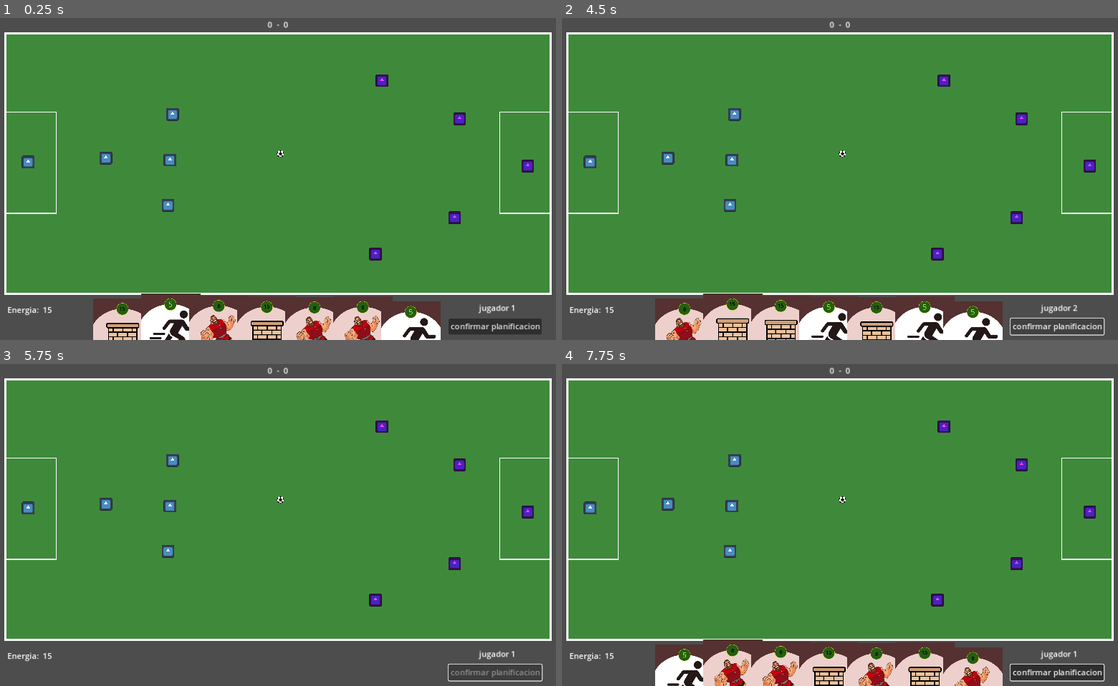
Above: before the commit, frames 1-4 (two rows, left to right).
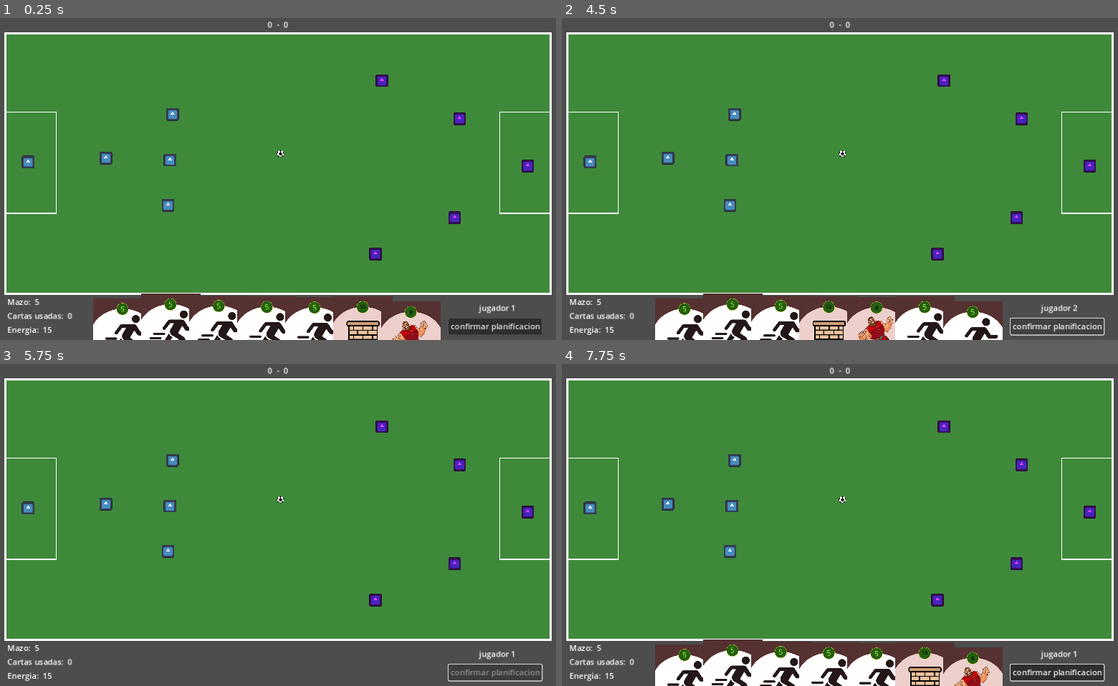
Above: after the commit, the same moments.

Repository: CardozoCasariegoLuciano/IDV_Boss_2024_S2
Game: Godot game, scene res://main/main.tscn
Two runs of this game, one before a commit and one after it. Both use one fixed random seed, a clock stepped at 60 frames per second and the inputs below. The engine's default icon, where the game draws it, is replaced by a stand-in: a white triangle on a blue panel in a dark square.
Inputs (mouse positions are in pixels of both pictures, inside the frame that each line leads up to):
- Up to frame 1 (0.25 s): no input
- Up to frame 2 (4.5 s): click "confirmar planificacion" at 0.5 s; click "confirmar planificacion" at 1.25 s; tap Enter at 2, 3.5 s; move the mouse to (967, 162) at 2.02 s; click (967, 162) at 2.17 s; tap Space at 2.75 s; drag from (723, 195) to (573, 162) at 2.77 s; move the mouse to (895, 108) at 3.52 s; click (895, 108) at 3.67 s; click "confirmar planificacion" at 4.25 s
- Up to frame 3 (5.75 s): tap Space at 5 s; drag from (250, 589) to (544, 508) at 5.02 s
- Up to frame 4 (7.75 s): tap Enter at 5.75 s; move the mouse to (1012, 573) at 5.77 s; click (1012, 573) at 5.92 s; tap Space at 6.5 s; drag from (667, 476) to (756, 444) at 6.52 s; move the mouse to (867, 525) at 7.27 s; click (867, 525) at 7.42 s

The runs differ from the first frame. In frame 1, 4.5% of the frame differs, in the area x 1-80%, y 87-100%; in frame 2, 3.8%; in frame 3, 0.3%; in frame 4, 3.5%.

Commit message:
Agregados los mazos

Diff:
--- a/entities/carts/cart_template/card_template.gd
+++ b/entities/carts/cart_template/card_template.gd
@@ -4,7 +4,9 @@
 #TODO_2 mejoras en el diseño de la carta:
 # que el nombre de la carta este mas arriba para poder verlo sin tener que hacerle hover
 
+@onready var canvas_layer: CanvasLayer = $CanvasLayer
 @onready var card_sprite: Sprite2D = $Sprite2D
+var scene_path
 
 var require_click = true
 var use_in_rival = false
@@ -22,6 +24,7 @@
 	self.click_point = point
 	after_set_data()
 
+
 func change_card_visibility(value: bool):
 	card_sprite.visible = value
 
@@ -33,3 +36,8 @@
 
 func after_set_data():
 	pass
+
+func _on_discard_card() -> void:
+	CardBank.use_and_discard_card(self)
+	change_card_visibility(false)
+	canvas_layer.visible = false
--- a/entities/carts/cart_template/card_template.tscn
+++ b/entities/carts/cart_template/card_template.tscn
@@ -23,15 +23,35 @@
 texture = ExtResource("3_rgsyl")
 
 [node name="CanvasLayer" type="CanvasLayer" parent="."]
+layer = 4
 visible = false
 
+[node name="ColorRect" type="ColorRect" parent="CanvasLayer"]
+modulate = Color(0.145098, 0.141176, 0.207843, 0.776471)
+offset_right = 1147.0
+offset_bottom = 648.0
+
 [node name="Panel" type="Panel" parent="CanvasLayer"]
-modulate = Color(1, 1, 1, 0.411765)
 offset_right = 1150.0
-offset_bottom = 651.0
+offset_bottom = 649.0
 script = ExtResource("4_jgyl3")
+
+[node name="Button" type="Button" parent="CanvasLayer"]
+anchors_preset = 7
+anchor_left = 0.5
+anchor_top = 1.0
+anchor_right = 0.5
+anchor_bottom = 1.0
+offset_left = -409.0
+offset_top = -159.0
+offset_right = -241.0
+offset_bottom = -128.0
+grow_horizontal = 2
+grow_vertical = 0
+text = "Send to discard deck"
 
 [connection signal="gui_input" from="Panel" to="Panel" method="_on_gui_input"]
 [connection signal="mouse_entered" from="Panel" to="Panel" method="_on_mouse_entered"]
 [connection signal="mouse_exited" from="Panel" to="Panel" method="_on_mouse_exited"]
 [connection signal="gui_input" from="CanvasLayer/Panel" to="CanvasLayer/Panel" method="_on_gui_input"]
+[connection signal="button_up" from="CanvasLayer/Button" to="." method="_on_discard_card"]
--- a/entities/carts/cart_template/fullscreen_card_panel.gd
+++ b/entities/carts/cart_template/fullscreen_card_panel.gd
@@ -8,6 +8,7 @@
 	fullScreen.global_position = Vector2(553,315)
 	canvas_layer.call_deferred("add_child", fullScreen)
 
+
 func _on_gui_input(event: InputEvent) -> void:
 	if event is InputEventMouseButton and event.pressed:
 		canvas_layer.visible = false
--- a/entities/carts/movements/move_card/move_card.gd
+++ b/entities/carts/movements/move_card/move_card.gd
@@ -1,6 +1,7 @@
 extends Card_template
 
 func _ready() -> void:
+	scene_path = preload("res://entities/carts/movements/move_card/move_card.tscn")
 	power = 10000
 	require_click = true
 	energy_cost = 5
--- a/entities/carts/powers/gigant/gigant_card.gd
+++ b/entities/carts/powers/gigant/gigant_card.gd
@@ -1,6 +1,7 @@
 extends Card_template
 
 func _ready() -> void:
+	scene_path = preload("res://entities/carts/powers/gigant/gigant_card.tscn")
 	require_click = false
 	can_concatenate = true
 	energy_cost = 8
--- a/entities/carts/powers/wall/wall_card.gd
+++ b/entities/carts/powers/wall/wall_card.gd
@@ -4,6 +4,7 @@
 var wall: Node
 
 func _ready() -> void:
+	scene_path = preload("res://entities/carts/powers/wall/wall_card.tscn")
 	require_click = true
 	use_in_field = true
 	energy_cost = 15
--- a/entities/players/panel.gd
+++ b/entities/players/panel.gd
@@ -17,5 +17,6 @@
 	if card.use_in_rival and Global.current_player_turn != player.userOwner\
 	or !card.use_in_rival and Global.current_player_turn == player.userOwner:
 		on_cart_used.emit(card)
+		CardBank.use_and_discard_card(card)
 	else:
 		card.change_card_visibility(1) #La retorna al mazo
--- a/globals/CARD_BANK.gd
+++ b/globals/CARD_BANK.gd
@@ -1,7 +1,68 @@
 extends Node
+signal on_change_quantity
 
 var card_scenes_bank = [
 	preload("res://entities/carts/movements/move_card/move_card.tscn"),
 	preload("res://entities/carts/powers/gigant/gigant_card.tscn"),
 	preload("res://entities/carts/powers/wall/wall_card.tscn"),
 ]
+
+const CANT_CARTS = 7
+
+var player_1_deck: Array[PackedScene] = generate_default_deck()
+var player_1_discard_deck: Array[Card_template]
+var player_1_hand: Array[Card_template]
+var player_2_deck: Array[PackedScene] = generate_default_deck()
+var player_2_discard_deck: Array[Card_template]
+var player_2_hand: Array[Card_template]
+
+
+func generate_default_deck() -> Array[PackedScene]:
+	var deck: Array[PackedScene] = []
+
+	for _card in range(10):
+		var card = preload("res://entities/carts/movements/move_card/move_card.tscn")
+		deck.append(card)
+	for _card in range(1):
+		var card = preload("res://entities/carts/powers/gigant/gigant_card.tscn")
+		deck.append(card)
+	for _card in range(1):
+		var card = preload("res://entities/carts/powers/wall/wall_card.tscn")
+		deck.append(card)
+
+	deck.shuffle()
+	return deck
+
+func fill_current_player_hand():
+	while get_current_player_hand().size() < CANT_CARTS:
+		if(get_current_player_Deck().is_empty()):
+			var cards_scenes = get_current_player_DiscardDeck().map(func(element:Card_template): return element.scene_path)
+			cards_scenes.shuffle()
+			get_current_player_Deck().append_array(cards_scenes)
+			get_current_player_DiscardDeck().clear()
+		var a = get_current_player_Deck().pop_front() as PackedScene
+		get_current_player_hand().append(a.instantiate())
+	on_change_quantity.emit()
+
+func use_and_discard_card(card: Card_template):
+	get_current_player_hand().erase(card)
+	get_current_player_DiscardDeck().append(card)
+	on_change_quantity.emit()
+
+func get_current_player_Deck():
+	if(Global.current_player_turn == 1):
+		return player_1_deck
+	else:
+		return player_2_deck
+
+func get_current_player_DiscardDeck():
+	if(Global.current_player_turn == 1):
+		return player_1_discard_deck
+	else:
+		return player_2_discard_deck
+
+func get_current_player_hand():
+	if(Global.current_player_turn == 1):
+		return player_1_hand
+	else:
+		return player_2_hand
--- a/main/field_drop_detector.gd
+++ b/main/field_drop_detector.gd
@@ -21,6 +21,7 @@
 	if(card.use_in_field):
 		used_cards.append(card)
 		enable_click = card.require_click
+		CardBank.use_and_discard_card(card)
 	else:
 		data.change_card_visibility(1)
 
--- a/main/hud.gd
+++ b/main/hud.gd
@@ -1,15 +1,20 @@
 extends CanvasLayer
 
 @onready var end_turn_button: Button = $EndTurn_Button
-@onready var energy: Label = $Energy/energy
+@onready var energy: Label = $Turn_data/Energy/energy
+@onready var discard_deck: Label = $"Turn_data/discard_deck/discard deck"
+@onready var deck: Label = $Turn_data/deck/deck
 
 func _ready() -> void:
 	Global.can_execute.connect(disable_button)
 	Global.clean_cards_effect.connect(enable_button)
 	Global.on_reduce_energy.connect(change_energy_label)
 	Global.try_to_use_card.connect(change_color_label)
+	CardBank.on_change_quantity.connect(update_cards_hud)
 
 	energy.text = str(Global.current_player_energy)
+	discard_deck.text = str(CardBank.get_current_player_DiscardDeck().size())
+	deck.text = str(CardBank.get_current_player_Deck().size())
 
 func disable_button(can_execute: bool):
 	if(can_execute):
@@ -29,3 +34,7 @@
 		tween.tween_property(energy, "scale", Vector2(2,2), 0.1).set_trans(Tween.TRANS_SINE)
 		tween.tween_property(energy, "scale", Vector2(1,1), 0.1).set_trans(Tween.TRANS_SINE)
 		tween.tween_property(energy, "modulate", Color.WHITE, 1.5).set_trans(Tween.TRANS_SINE)
+
+func update_cards_hud():
+	discard_deck.text = str(CardBank.get_current_player_DiscardDeck().size())
+	deck.text = str(CardBank.get_current_player_Deck().size())
--- a/main/main.gd
+++ b/main/main.gd
@@ -11,8 +11,6 @@
 
 @onready var jugadores: Node2D = $Jugadores
 @onready var initial_positions: Node = $initial_positions
-
-const CANT_CARTS = 7
 
 func _ready() -> void:
 	start_game(false)
@@ -30,25 +28,22 @@
 		newPlayer.initialize(positions, player)
 
 func generate_carts():
-	for i in range(CANT_CARTS):
-		create_cart(i)
+	CardBank.fill_current_player_hand()
+	var generated_cards = 0
+	for card in CardBank.get_current_player_hand():
+		add_card(card, generated_cards)
+		generated_cards += 1
 
-func create_cart(index: int):
-		var newCart: Card_template = random_card_scene()
-		cartas.add_child.call_deferred(newCart)
-
-		var path_follow_2d: PathFollow2D = $CartsConfig/CreationCartPath/PathFollow2D
-		path_follow_2d.progress = 80 * index
-		newCart.global_position = path_follow_2d.global_position
+func add_card(card: Card_template, index: int):
+	cartas.add_child.call_deferred(card)
+	var path_follow_2d: PathFollow2D = $CartsConfig/CreationCartPath/PathFollow2D
+	path_follow_2d.progress = 80 * index
+	card.global_position = path_follow_2d.global_position
 
 func generate_ball():
 	var new_ball: Ball = ball.instantiate()
 	new_ball.global_position = Vector2(581,273)
 	call_deferred("add_child", new_ball)
-
-func random_card_scene() -> Card_template:
-	var random_index = randi() % CardBank.card_scenes_bank.size()
-	return CardBank.card_scenes_bank[random_index].instantiate()
 
 func _on_end_turn() -> void:
 	Global.next_player_turn()
@@ -60,6 +55,7 @@
 		cartas.remove_child(card)
 	generate_carts()
 
+#TODO refactor mover este metodo a otro lado (hace ruido que este en main)
 func _on_arco_2_goal(body: Node2D) -> void:
 	if body is Ball:
 		Global.player_1_goals +=1
@@ -67,6 +63,7 @@
 		call_deferred("remove_child", body)
 		start_game(true)
 
+#TODO refactor mover este metodo a otro lado (hace ruido que este en main)
 func _on_arco_1_goal(body: Node2D) -> void:
 	if body is Ball:
 		Global.player_2_goals +=1
--- a/main/main.tscn
+++ b/main/main.tscn
@@ -236,21 +236,46 @@
 layout_mode = 2
 text = "0"
 
-[node name="Energy" type="HBoxContainer" parent="HUD"]
+[node name="Turn_data" type="VBoxContainer" parent="HUD"]
 anchors_preset = 2
 anchor_top = 1.0
 anchor_bottom = 1.0
 offset_left = 32.0
-offset_top = -80.0
-offset_right = 113.0
-offset_bottom = -40.0
+offset_top = -85.0
+offset_right = 163.0
+offset_bottom = -8.0
 grow_vertical = 0
 
-[node name="Label" type="Label" parent="HUD/Energy"]
+[node name="deck" type="HBoxContainer" parent="HUD/Turn_data"]
+layout_mode = 2
+
+[node name="text" type="Label" parent="HUD/Turn_data/deck"]
+layout_mode = 2
+text = "Mazo: "
+
+[node name="deck" type="Label" parent="HUD/Turn_data/deck"]
+layout_mode = 2
+text = "0"
+
+[node name="discard_deck" type="HBoxContainer" parent="HUD/Turn_data"]
+layout_mode = 2
+
+[node name="text" type="Label" parent="HUD/Turn_data/discard_deck"]
+layout_mode = 2
+text = "Cartas usadas: "
+
+[node name="discard deck" type="Label" parent="HUD/Turn_data/discard_deck"]
+layout_mode = 2
+text = "0"
+
+[node name="Energy" type="HBoxContainer" parent="HUD/Turn_data"]
+layout_mode = 2
+
+[node name="Label" type="Label" parent="HUD/Turn_data/Energy"]
 layout_mode = 2
 text = "Energia: "
 
-[node name="energy" type="Label" parent="HUD/Energy"]
+[node name="energy" type="Label" parent="HUD/Turn_data/Energy"]
 layout_mode = 2
 text = "0"
 
Not shown, removed: .gitignore
Not shown, removed: assets/cards/models/card_prototipe.kra
